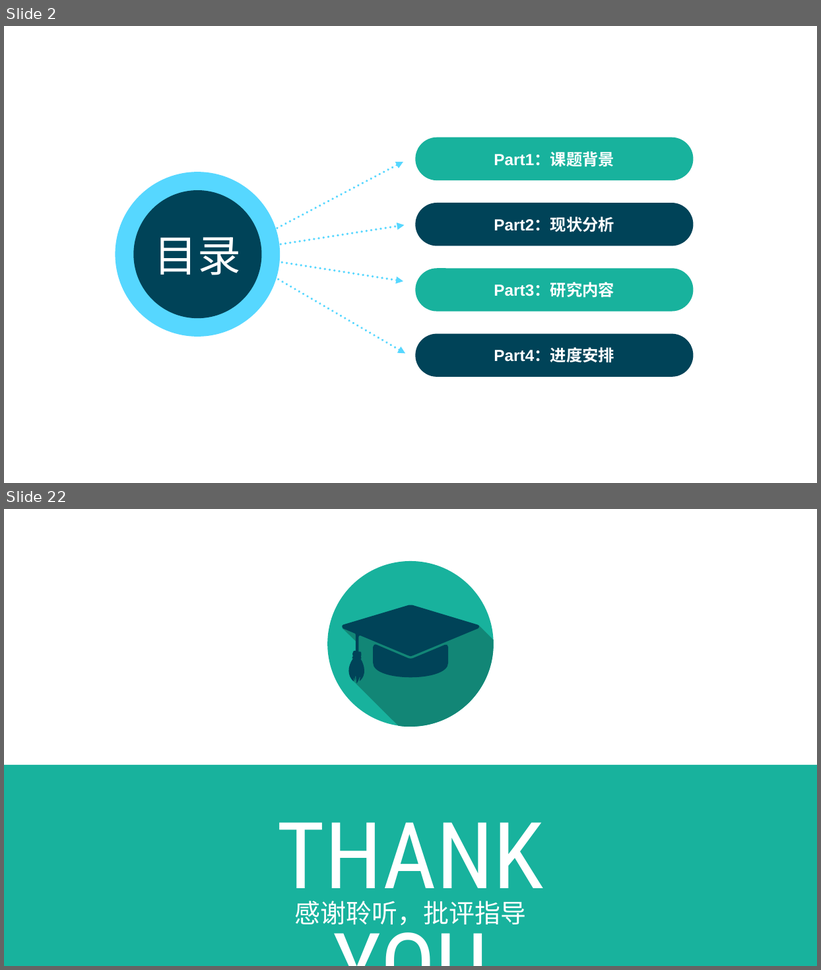
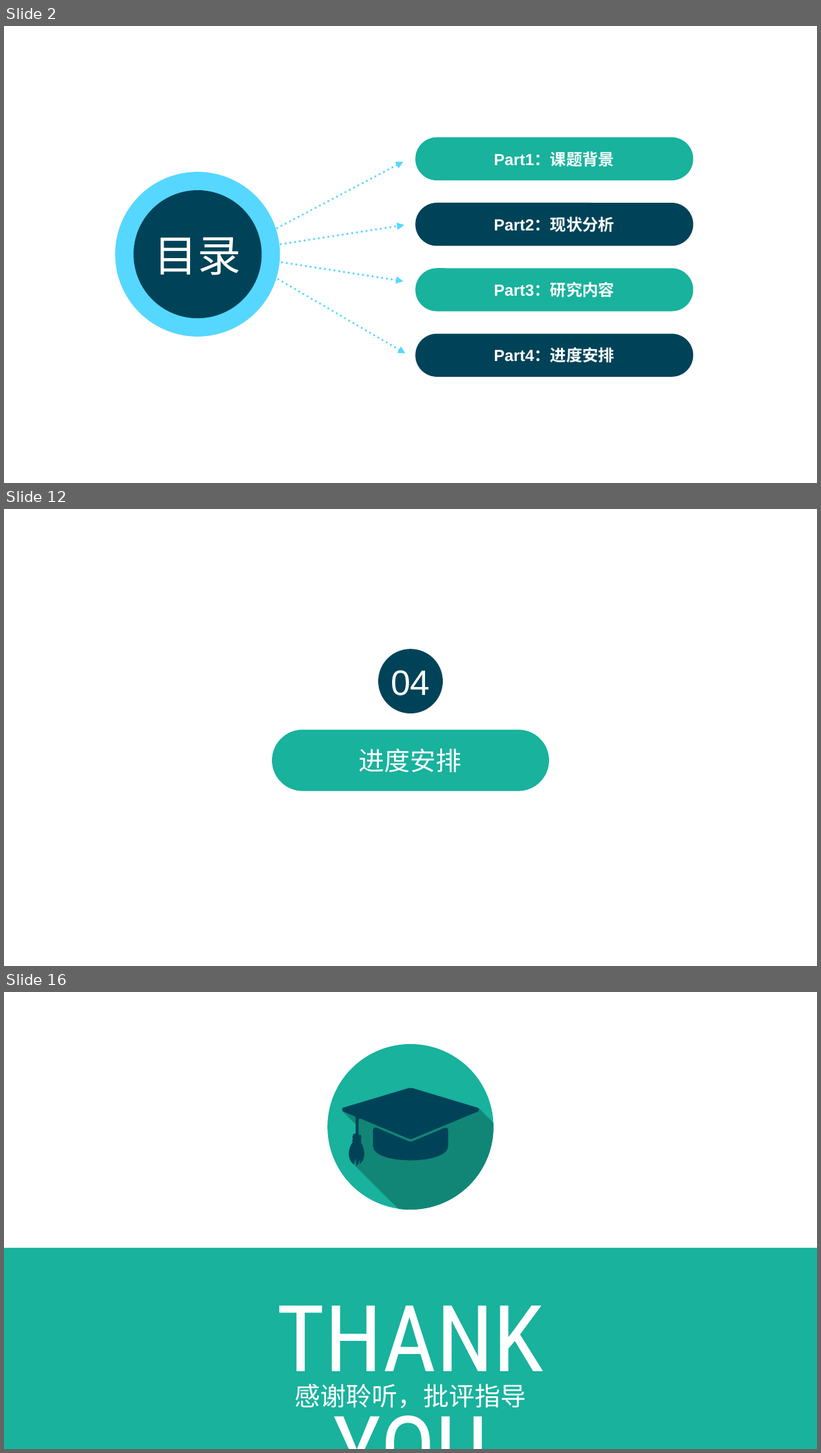
Before and after one commit to yybysj/bysj, a slide deck: Requirement/毕业设计相关规定及规范/毕设开题答辩PPT.pptx. Shown one above the other, each under a label of ours: slides 2 and 22 before the commit, slides 2, 12 and 16 after it; the slides between them are not shown. The pictures are 821x970 and 821x1453 pixels, drawn with LibreOffice and Linux fonts; fonts in the diff are those of the drawing. Boxes give left, top, right and bottom in pixels: in the first picture for what was removed or moved away, otherwise in the second. Text is boxed around its words. In the diff, an @@ line names an element or a change of style, - is before the commit and + after.

```diff
--- a/Requirement/毕业设计相关规定及规范/毕设开题答辩PPT.pptx
+++ b/Requirement/毕业设计相关规定及规范/毕设开题答辩PPT.pptx
@@ slide 12 added at bbox=[4, 509, 817, 966], background #FFFFFF @@
@@ ellipse added at bbox=[378, 649, 443, 714], fill #004358, 44 pt, text #FFFFFF @@
+04
@@ rounded rectangle added at bbox=[273, 730, 549, 791], fill #18B29D @@
@@ free added at bbox=[304, 745, 517, 776], 32 pt, text #FFFFFF @@
+进度安排
@@ what was slide 22 is now slide 16 @@
```
Also in this commit, not shown: 2 slides changed, 12 other slides added, 12 slides removed, 2 other files.
